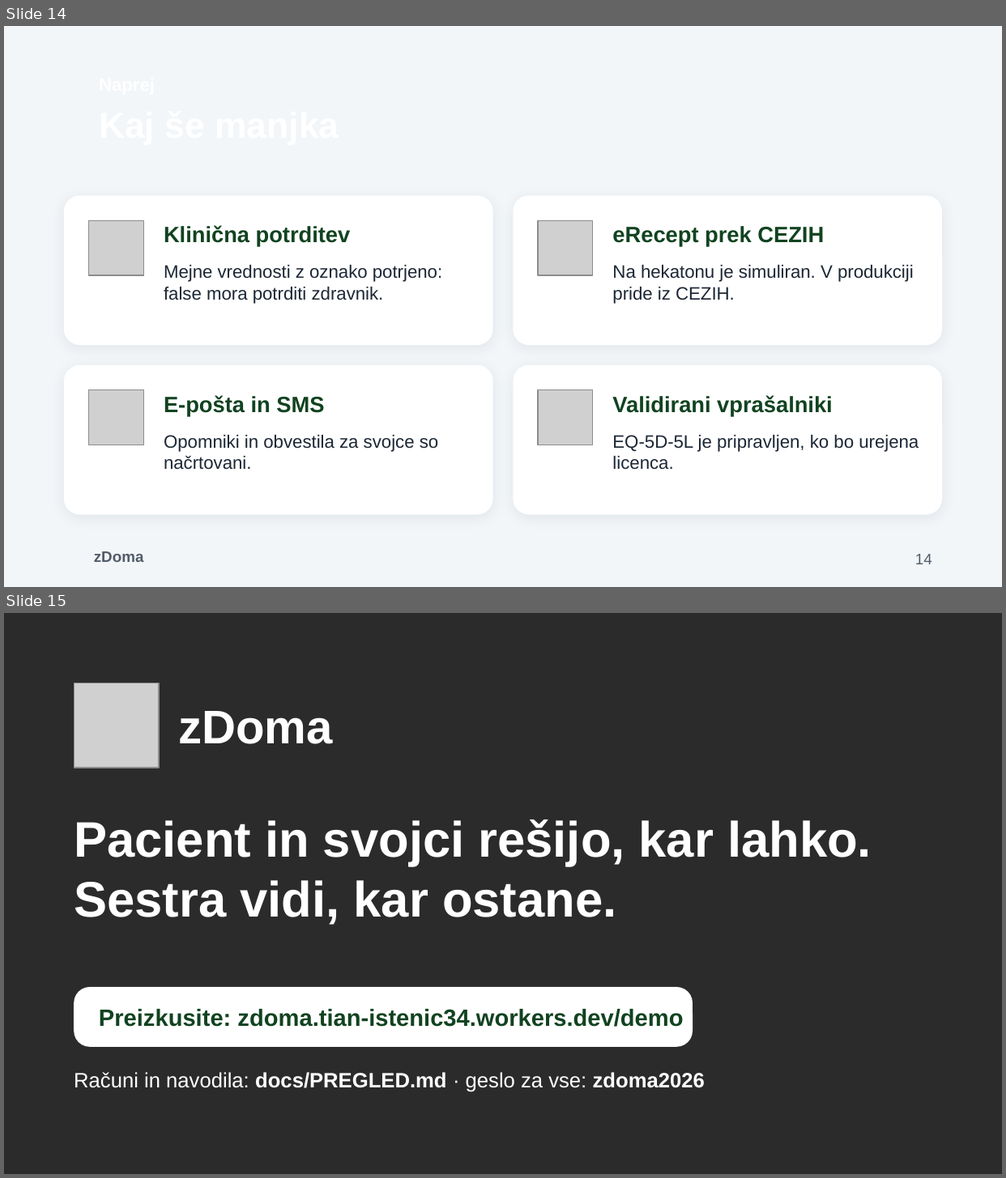
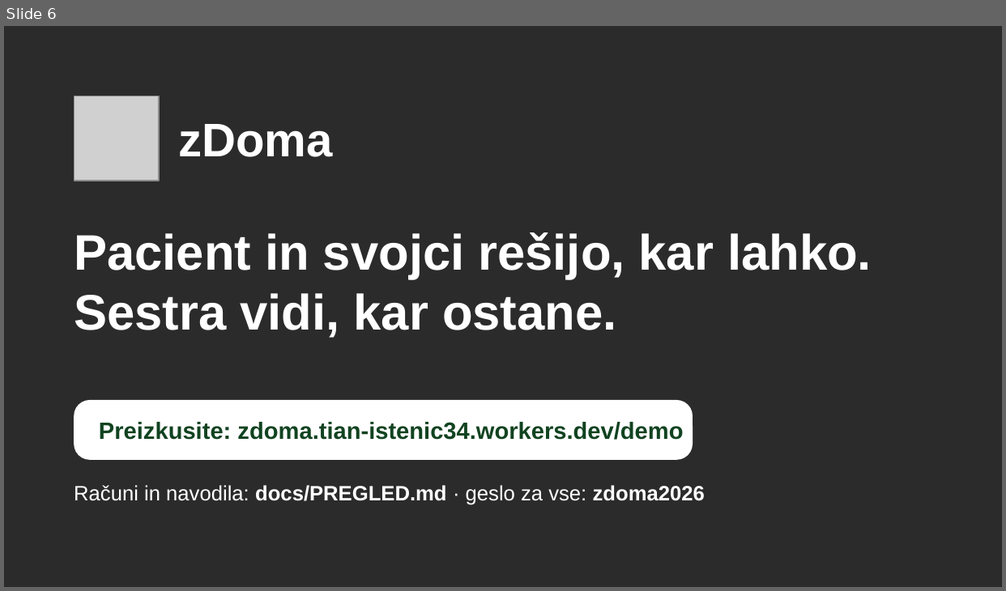
Before and after one commit to Lukajekul/zDoma, a slide deck: docs/zDoma.pptx. Shown one above the other, each under a label of ours: slides 14 and 15 before the commit, slide 6 after it. The pictures are 1006x1178 and 1006x591 pixels, drawn with LibreOffice and Linux fonts; fonts in the diff are those of the drawing; grey boxes stand for pictures; background and template pictures are left out; a plain dark background stands for a picture behind light text. Boxes give left, top, right and bottom in pixels: in the first picture for what was removed or moved away, otherwise in the second. Text is boxed around its words. In the diff, an @@ line names an element or a change of style, - is before the commit and + after.

```diff
--- a/docs/zDoma.pptx
+++ b/docs/zDoma.pptx
@@ slide 14 removed at (4, 26, 1002, 587), background #F2F6F9 @@
@@ text removed at (99, 73, 897, 103) @@
-Naprej
@@ title removed at (99, 102, 917, 156) @@
-Kaj še manjka
@@ rounded rectangle removed at (64, 195, 493, 345) @@
@@ rounded rectangle removed at (513, 195, 942, 345) @@
@@ picture removed at (89, 220, 143, 275) @@
@@ text removed at (164, 225, 351, 247) @@
-Klinična potrditev
@@ picture removed at (538, 220, 593, 275) @@
@@ text removed at (612, 226, 824, 247) @@
-eRecept prek CEZIH
@@ text removed at (164, 265, 442, 304) @@
-Mejne vrednosti z oznako potrjeno: false mora potrditi zdravnik.
@@ text removed at (612, 265, 914, 304) @@
-Na hekatonu je simuliran. V produkciji pride iz CEZIH.
@@ rounded rectangle removed at (64, 365, 493, 515) @@
@@ rounded rectangle removed at (513, 365, 942, 515) @@
@@ picture removed at (89, 390, 143, 445) @@
@@ text removed at (164, 395, 324, 416) @@
-E-pošta in SMS
@@ picture removed at (538, 390, 593, 445) @@
@@ text removed at (612, 395, 833, 416) @@
-Validirani vprašalniki
@@ text removed at (164, 435, 438, 470) @@
-Opomniki in obvestila za svojce so načrtovani.
@@ text removed at (612, 435, 918, 470) @@
-EQ-5D-5L je pripravljen, ko bo urejena licenca.
@@ text removed at (94, 552, 144, 562) @@
-zDoma
@@ page number removed at (915, 554, 932, 565) @@
-14
@@ what was slide 15 is now slide 6 @@
```
Also in this commit, not shown: 8 other slides removed, 3 other files.
